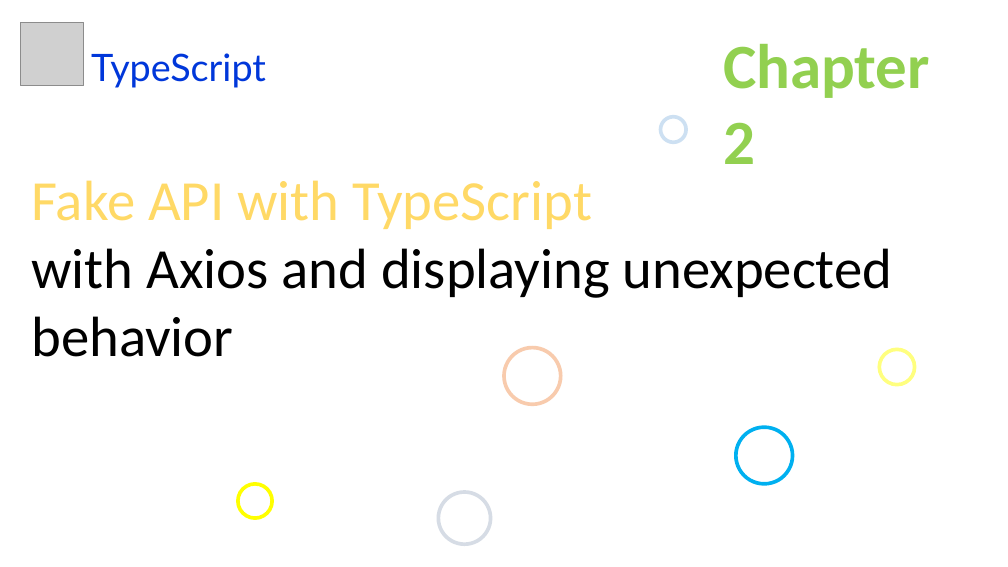
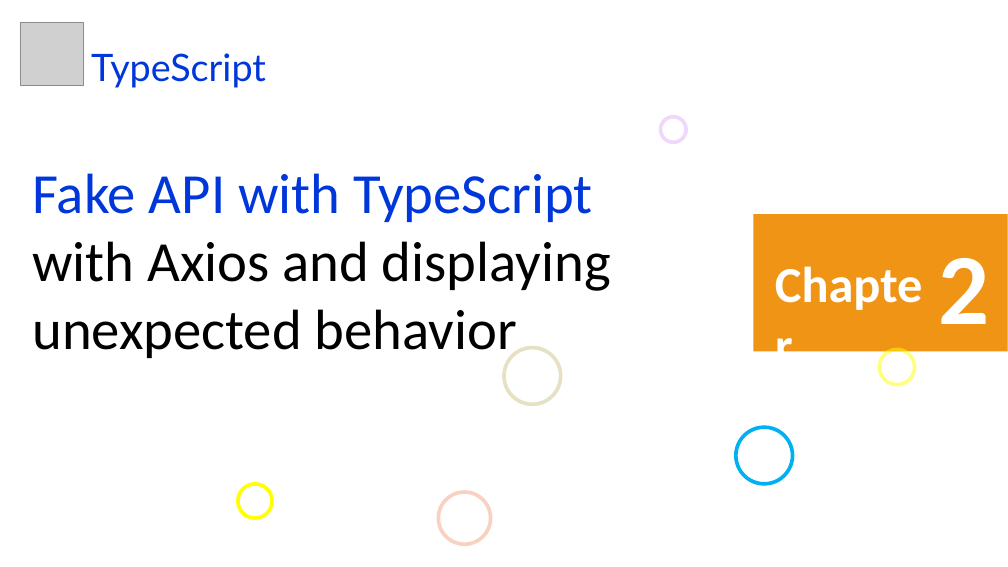
Before and after one commit to uidhtml/typescript-tutorials, a slide deck: slide 5 of typescript-tutorials.pptx. Drawn at 1008x567 pixels with LibreOffice and Linux fonts; fonts in the diff are those of the drawing; grey boxes stand for pictures; background and template pictures are left out. Boxes give left, top, right and bottom in pixels: in the first picture for what was removed or moved away, otherwise in the second. Text is boxed around its words. In the diff, an @@ line names an element or a change of style, - is before the commit and + after.

Commit message:
Added chapter 7

```diff
--- a/typescript-tutorials.pptx
+++ b/typescript-tutorials.pptx
@@ ellipse at box(661, 116, 687, 142): outline #9DC3E6 3.5 pt to #E3B1FB 3.5 pt @@
@@ rectangle added at box(0, 141, 747, 398), fill #FFFFFF @@
@@ text "Fake API with TypeScript with ..." at box(32, 173, 611, 363): text colour #FFD966 to #0037DA in "Fake API with TypeScript" @@
@@ rectangle added at box(753, 214, 1008, 352), fill #F09415 @@
@@ text added at box(768, 249, 939, 318), 48 pt, text #FFFFFF, bold @@
+Chapter
@@ text at box(939, 258, 990, 324): text changed; size 60 to 96 pt; text colour #92D050 to #FFFFFF @@
-Chapter 2
+2
@@ ellipse at box(504, 348, 561, 405): outline #F8CBAD 3.5 pt to #E6E1C4 3.5 pt @@
@@ ellipse at box(439, 492, 491, 544): outline #D6DCE5 3.5 pt to #F9D1C1 3.5 pt @@
```
Also in this commit, not shown: 13 other slides changed, 3 slides added, 3 slides removed, 1 other file.
